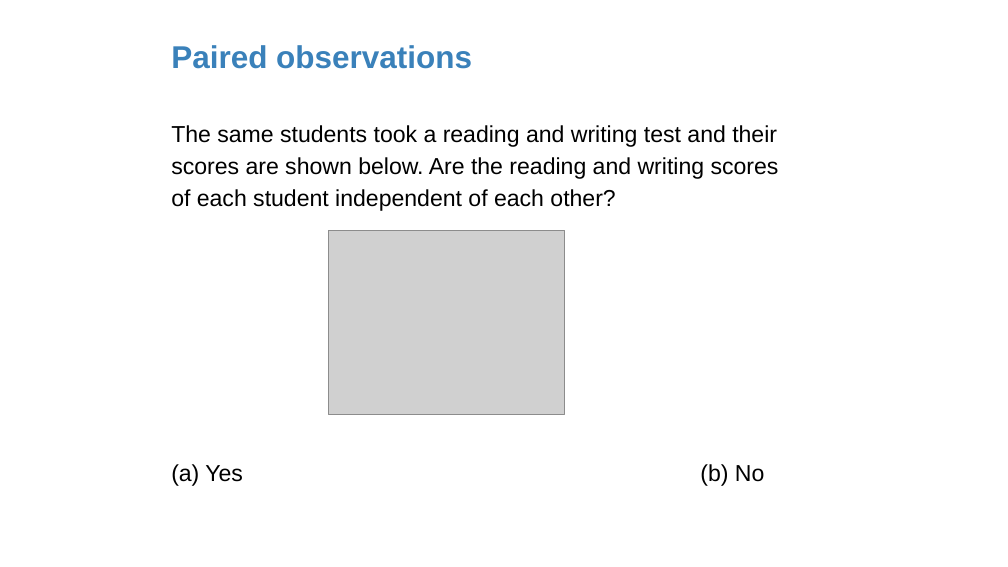
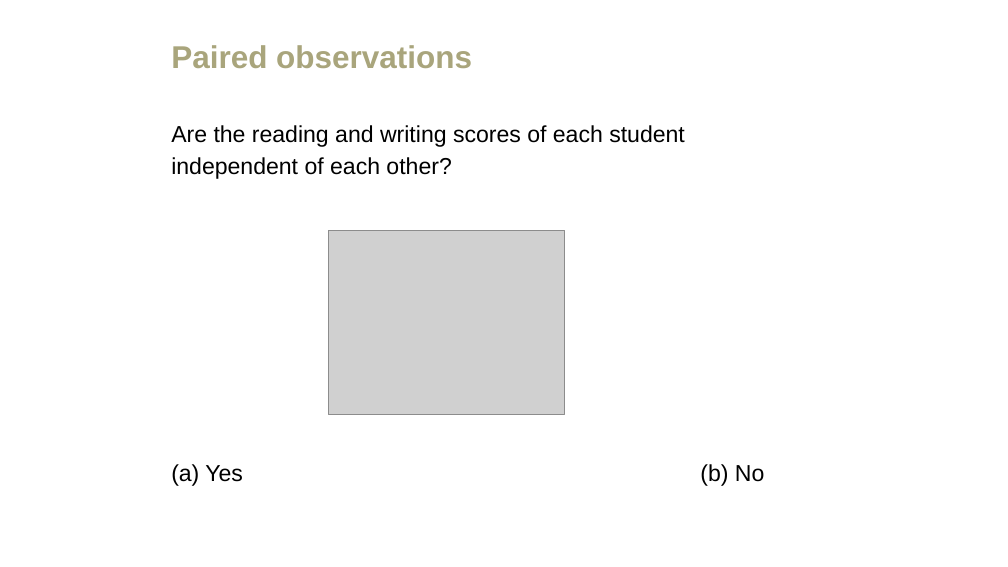
Before and after one commit to amosca01/MATH108-F23, a slide deck: slide 11 of slides/11-paired-data.pptx (slide 4 before the commit). Drawn at 1008x567 pixels with LibreOffice and Linux fonts; fonts in the diff are those of the drawing; grey boxes stand for pictures. Boxes give left, top, right and bottom in pixels: in the first picture for what was removed or moved away, otherwise in the second. Text is boxed around its words. In the diff, an @@ line names an element or a change of style, - is before the commit and + after.

```diff
--- a/slides/11-paired-data.pptx
+++ b/slides/11-paired-data.pptx
@@ text "Paired observations" at [171, 45, 472, 68]: text colour #3A81BA to #A9A57C @@
@@ text at [171, 125, 685, 179]: text changed @@
-The same students took a reading and writing test and their scores are shown below. Are the reading and writing scores of each student independent of each other?
+Are the reading and writing scores of each student independent of each other?
```
Also in this commit, not shown: 22 other slides changed, 14 slides added, 1 slide removed, 11 other files.
